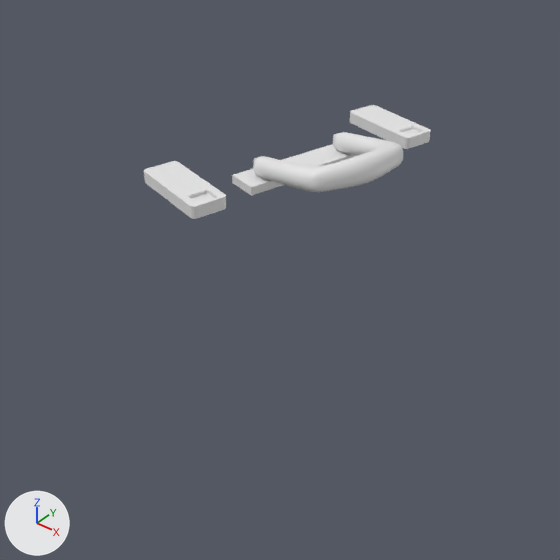
One commit to the Blender file assets/modelsSource/items/showcase.blend: the scene before it, then after it.
Both versions are drawn from the file's camera 'Camera'. The axes (+X, +Y, +Z) are drawn at lower left. The lights are the same throughout. The same objects are shown in both versions, whatever each file hides.
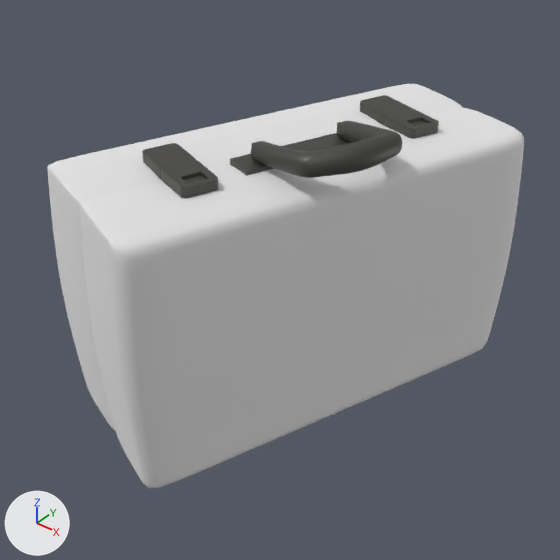
Commit message: feat(tileModels): Materials for Big Aid Kit

What differs and where, as boxes [x1, y1, x2, y2] in the pictures (560 x 560 px):
'Cube.004', recoloured, reshaped, moved, turned, rescaled, modifiers changed: before [144, 161, 226, 219]; after [48, 84, 524, 488]
'Cube.006', recoloured, reshaped, moved, turned, modifiers changed: before [253, 132, 403, 192]; after [360, 95, 439, 139]
'Cube.007', recoloured, reshaped, moved, turned, modifiers changed: before [232, 133, 355, 196]; after [251, 121, 402, 178]
'Cube.005', recoloured, reshaped, moved, turned: before [350, 105, 431, 149]; after [142, 143, 219, 199]
'Cube.022', added: after [230, 121, 350, 176]

Edits to the bpy script that builds the scene:
```text
Add me_cube_018:
    me_cube_018.from_pydata(...)  # 20 vertices, 17 faces; spans x -0.217..0.215, y 0.0..0.818, z -0.004..1.461
    me_cube_018.polygons.foreach_set('use_smooth', [True] * 17)
    me_cube_018.materials.append(mat_mat_bigaidkit_handle)  # dark grey #595956
Add me_cube_017:
    me_cube_017.from_pydata(...)  # 54 vertices, 44 faces; spans x -0.082..0.082, y -0.248..0.248, z -0.63..0.63
    me_cube_017.materials.append(mat_mat_bigaidkit_handle)  # dark grey #595956
Add me_cube_016:
    me_cube_016.from_pydata(...)  # 82 vertices, 80 faces; spans x -1.37..2.46, y -3.89..3.89, z -1.32..1.32
    me_cube_016.polygons.foreach_set('use_smooth', [True] * 80)
    me_cube_016.materials.append(mat_material_003)  # white #ffffff
Change ob_cube_004:
    ob_cube_004: bpy.data.objects.new('Cube.004', me_cube_004) -> bpy.data.objects.new('Cube.004', me_cube_016)
    add ob_cube_004.parent = ob_empty_001
    ob_cube_004.location: (-0.365, -1.411, 3.483) -> (0.0034, 0.00114, 1.516)
    ob_cube_004.rotation_euler: (-0.256, -1.571, 0.0) -> (0.0, -1.571, 0.0)  # degrees (-15, -90, 0) -> degrees (0, -90, 0)
    ob_cube_004.scale: (0.841, 0.841, 0.841) -> (0.841, 0.692, 0.906)
    add _m = ob_cube_004.modifiers.new('Subdivision', 'SUBSURF')
    add _m.levels = 3
Change ob_cube_005:
    ob_cube_005: bpy.data.objects.new('Cube.005', me_cube_004) -> bpy.data.objects.new('Cube.005', me_cube_017)
    add ob_cube_005.parent = ob_empty_001
    ob_cube_005.location: (0.37, 1.397, 3.483) -> (0.0034, -1.435, 3.64)
    ob_cube_005.rotation_euler: (-0.256, -1.571, 0.0) -> (0.0, -1.571, 0.0)  # degrees (-15, -90, 0) -> degrees (0, -90, 0)
Change ob_cube_006:
    ob_cube_006: bpy.data.objects.new('Cube.006', me_cube_005) -> bpy.data.objects.new('Cube.006', me_cube_017)
    add ob_cube_006.parent = ob_empty_001
    ob_cube_006.location: (0.143, -0.0594, 3.555) -> (0.0034, 1.467, 3.64)
    ob_cube_006.rotation_euler: (0.0, 1.37, -0.256) -> (0.0, -1.571, 0.0)  # degrees (0, 78, -15) -> degrees (0, -90, 0)
    remove _m = ob_cube_006.modifiers.new('Mirror', 'MIRROR')
    remove _m.use_axis = (False, True, False)
    remove _m.use_clip = True
    remove _m = ob_cube_006.modifiers.new('Subdivision', 'SUBSURF')
    remove _m.levels = 2
Change ob_cube_007:
    ob_cube_007: bpy.data.objects.new('Cube.007', me_cube_006) -> bpy.data.objects.new('Cube.007', me_cube_018)
    add ob_cube_007.parent = ob_empty_001
    ob_cube_007.location: (-0.585, 0.131, 3.645) -> (0.152, 0.00114, 3.712)
    ob_cube_007.rotation_euler: (-0.256, -1.571, 0.0) -> (0.0, 1.37, 0.0)  # degrees (-15, -90, 0) -> degrees (0, 78, 0)
    add _m = ob_cube_007.modifiers.new('Subdivision', 'SUBSURF')
    add _m.levels = 2
Add ob_empty_001:
    ob_empty_001 = bpy.data.objects.new('Empty.001', None)
    ob_empty_001.location = (0.0, 0.0, 0.0)
    ob_empty_001.rotation_euler = (0.0, 0.0, -0.343)  # degrees (0, 0, -20)
Add ob_cube_022:
    ob_cube_022 = bpy.data.objects.new('Cube.022', me_cube_019)  # 36 vertices, 27 faces; spans x -0.318..-0.006, y -1.0..0.0, z -1.167..-0.73; in mat_mat_bigaidkit_handle (dark grey #595956); modifiers MIRROR
    ob_cube_022.parent = ob_empty_001
    ob_cube_022.location = (-0.6, 0.00114, 3.802)
    ob_cube_022.rotation_euler = (0.0, -1.571, 0.0)  # degrees (0, -90, 0)
    ob_cube_022.scale = (0.841, 0.841, 0.841)
```
